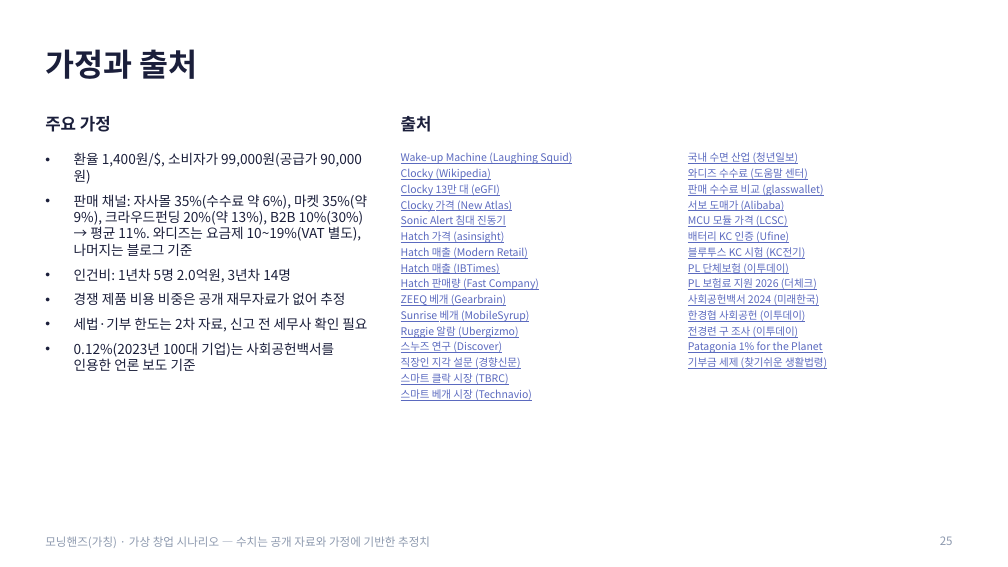
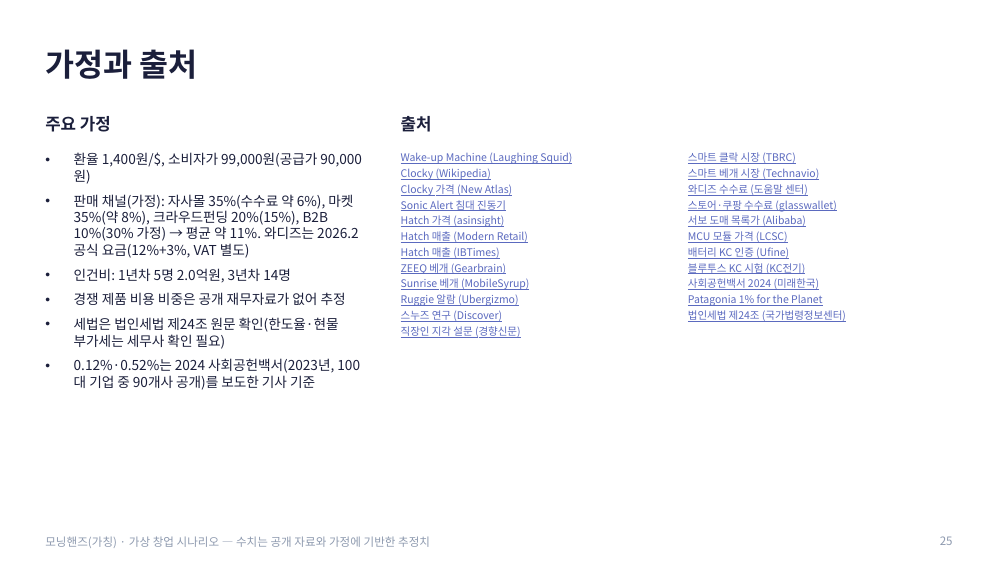
Before and after one commit to g975682-source/-, a slide deck: slide 25 of MorningHands_Business_Analysis.pptx. Drawn at 1008x567 pixels with LibreOffice and Linux fonts; fonts in the diff are those of the drawing. Boxes give left, top, right and bottom in pixels: in the first picture for what was removed or moved away, otherwise in the second. Text is boxed around its words. In the diff, an @@ line names an element or a change of style, - is before the commit and + after.

```diff
--- a/MorningHands_Business_Analysis.pptx
+++ b/MorningHands_Business_Analysis.pptx
@@ text at (x1=688, y1=152, x2=819, y2=180): text changed @@
-국내 수면 산업 (청년일보)
+스마트 클락 시장 (TBRC)
+스마트 베개 시장 (Technavio)
@@ text at (x1=74, y1=194, x2=359, y2=258): text changed @@
-• 판매 채널: 자사몰 35%(수수료 약 6%), 마켓 35%(약 9%), 크라우드펀딩 20%(약 13%), B2B 10%(30%) → 평균 11%. 와디즈는 요금제 10~19%(VAT 별도), 나머지는 블로그 기준
+• 판매 채널(가정): 자사몰 35%(수수료 약 6%), 마켓 35%(약 8%), 크라우드펀딩 20%(15%), B2B 10%(30% 가정) → 평균 약 11%. 와디즈는 2026.2 공식 요금(12%+3%, VAT 별도)
@@ text at (x1=401, y1=184, x2=500, y2=196): paragraph removed @@
-Clocky 13만 대 (eGFI)
@@ text at (x1=688, y1=200, x2=836, y2=227): text changed @@
-판매 수수료 비교 (glasswallet)
-서보 도매가 (Alibaba)
+스토어·쿠팡 수수료 (glasswallet)
+서보 도매 목록가 (Alibaba)
@@ text at (x1=688, y1=263, x2=817, y2=290): paragraphs removed @@
-PL 단체보험 (이투데이)
-PL 보험료 지원 2026 (더체크)
@@ text at (x1=401, y1=278, x2=539, y2=290): paragraph removed @@
-Hatch 판매량 (Fast Company)
@@ text at (x1=74, y1=317, x2=339, y2=390): text changed @@
-• 세법·기부 한도는 2차 자료, 신고 전 세무사 확인 필요
-• 0.12%(2023년 100대 기업)는 사회공헌백서를 인용한 언론 보도 기준
+• 세법은 법인세법 제24조 원문 확인(한도율·현물 부가세는 세무사 확인 필요)
+• 0.12%·0.52%는 2024 사회공헌백서(2023년, 100대 기업 중 90개사 공개)를 보도한 기사 기준
@@ text at (x1=688, y1=310, x2=806, y2=338): paragraphs removed @@
-한경협 사회공헌 (이투데이)
-전경련 구 조사 (이투데이)
@@ text at (x1=688, y1=310, x2=846, y2=322): text changed @@
-기부금 세제 (찾기쉬운 생활법령)
+법인세법 제24조 (국가법령정보센터)
@@ text at (x1=401, y1=373, x2=532, y2=401): paragraphs removed @@
-스마트 클락 시장 (TBRC)
-스마트 베개 시장 (Technavio)
```
Also in this commit, not shown: 12 other slides changed.
